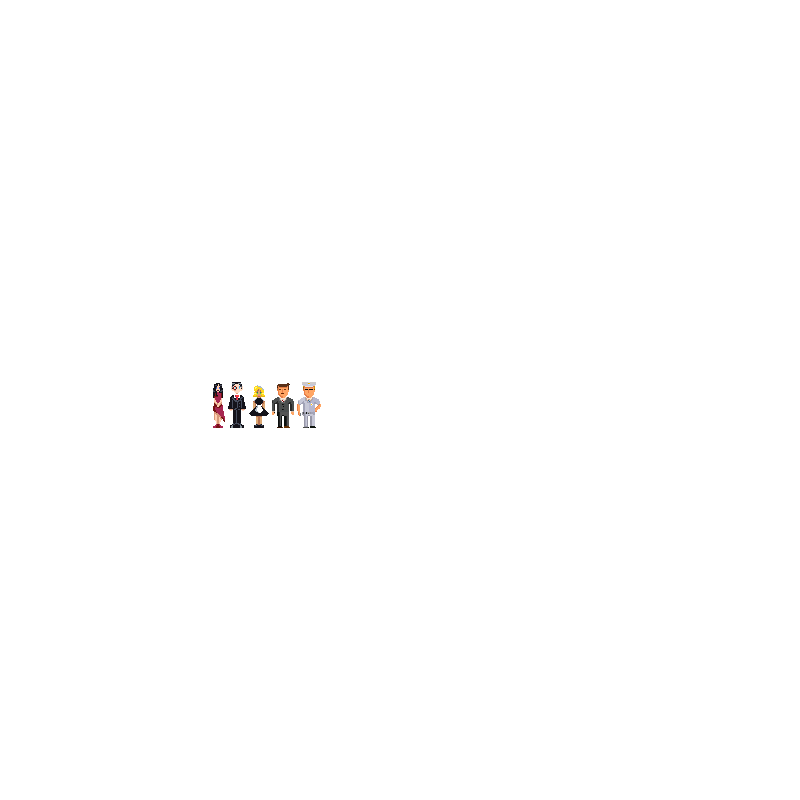
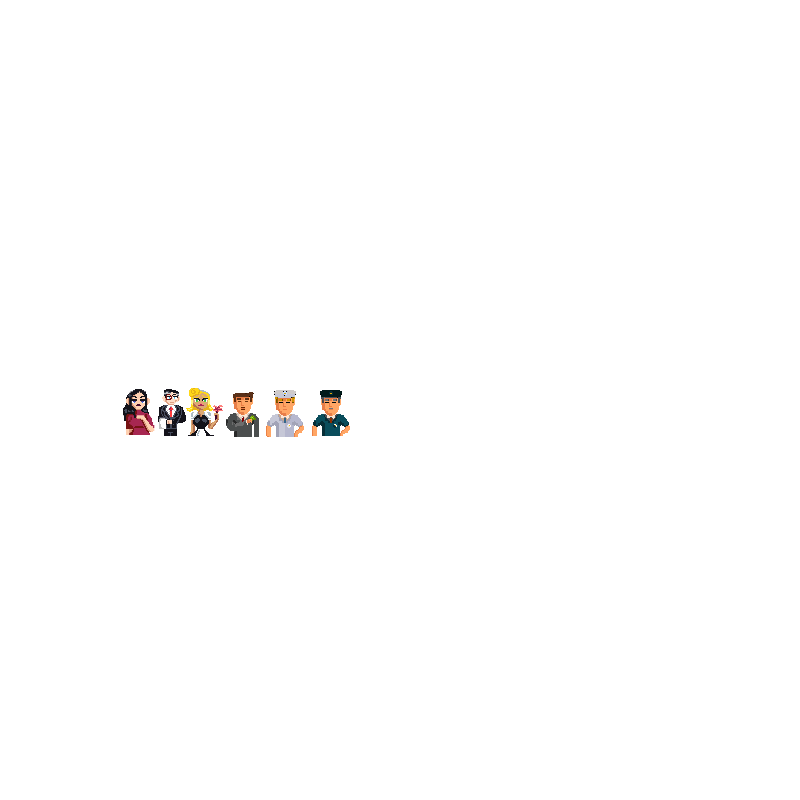
Layered file, before and after one edit (800x800). Changes by layer:
moved "melissa full body" into group "full bodies" over [left=249, top=385, right=269, bottom=428]
moved "lawrence original" into group "full bodies" over [left=272, top=383, right=294, bottom=428]
moved "joseph full body" into group "full bodies" over [left=228, top=382, right=246, bottom=428]
moved "guard 2 full body" into group "full bodies" over [left=297, top=382, right=321, bottom=428]
moved "denise full body" (1st of 2, in "full bodies") into group "full bodies" over [left=213, top=383, right=225, bottom=428]
moved "denise" into group "full bodies" over [left=213, top=383, right=225, bottom=428]
showed group "portraits" (6 layers) over [left=123, top=388, right=350, bottom=437]
